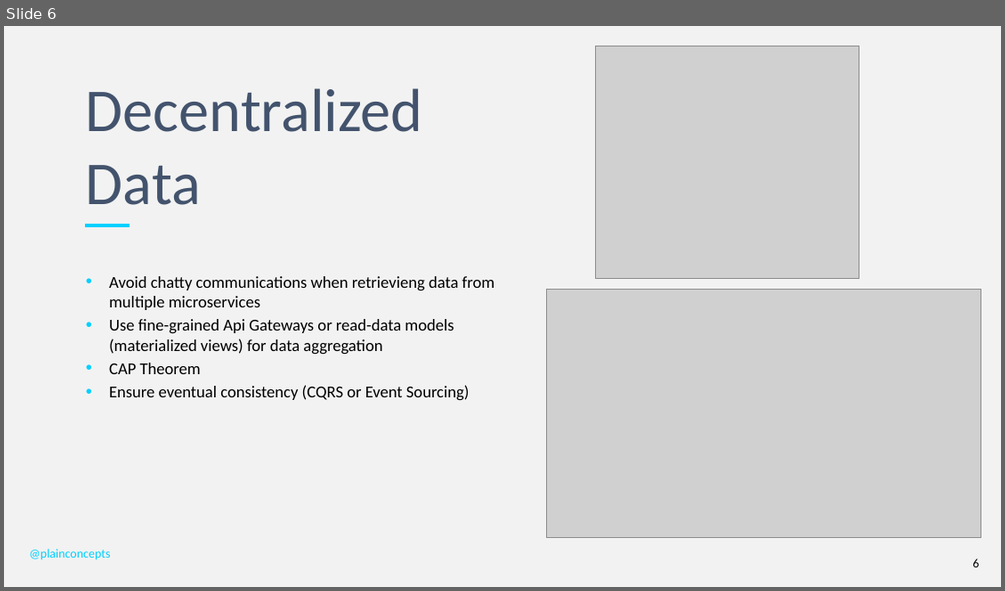
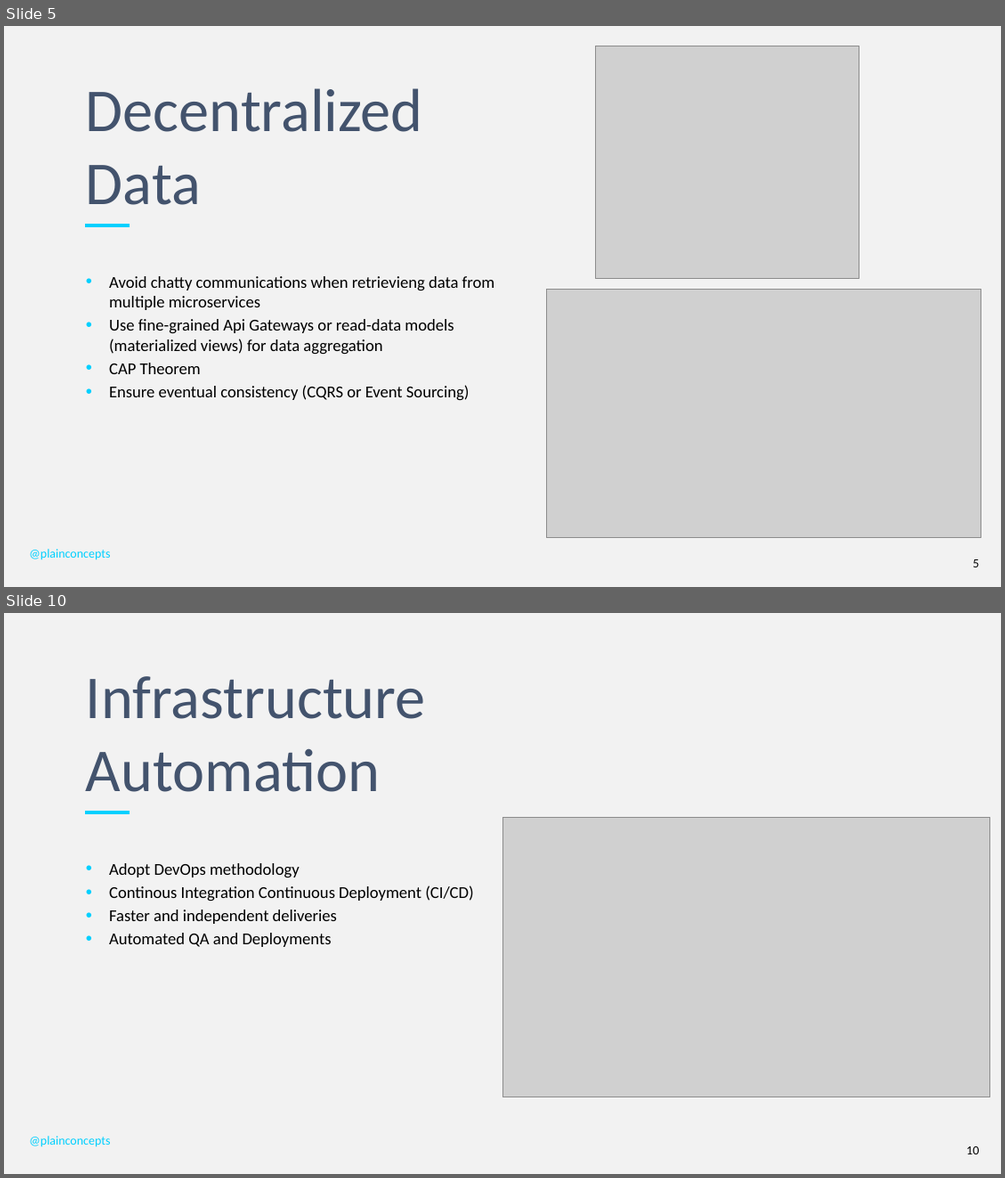
Before and after one commit to PlainConcepts/NetCore-Docker-Workshop, a slide deck: Docu/BestPractices&Antipatterns.pptx. Shown one above the other, each under a label of ours: slide 6 before the commit, slides 5 and 10 after it; the slides between them are not shown. The pictures are 1005x591 and 1005x1178 pixels, drawn with LibreOffice and Linux fonts; fonts in the diff are those of the drawing; grey boxes stand for pictures; background and template pictures are left out. Boxes give left, top, right and bottom in pixels: in the first picture for what was removed or moved away, otherwise in the second. Text is boxed around its words. In the diff, an @@ line names an element or a change of style, - is before the commit and + after.

```diff
--- a/Docu/BestPractices&Antipatterns.pptx
+++ b/Docu/BestPractices&Antipatterns.pptx
@@ slide 10 added at bbox=[4, 613, 1001, 1174], background #F2F2F2; not listed: 1 template element that a slide beside it also shows @@
@@ title added at bbox=[86, 676, 426, 792], 58.7 pt, text #43536D @@
+Infrastructure
+Automation
@@ picture added at bbox=[502, 817, 990, 1097] @@
@@ text added at bbox=[109, 863, 473, 947], 16 pt, text #000000 @@
+• Adopt DevOps methodology
+• Continous Integration Continuous Deployment (CI/CD)
+• Faster and independent deliveries
+• Automated QA and Deployments
@@ text added at bbox=[29, 1135, 110, 1147], 12 pt, text #00D0FF @@
+@plainconcepts
@@ page number added at bbox=[966, 1146, 979, 1154], 12 pt, text #000000 @@
+10
@@ what was slide 6 is now slide 5 @@
```
Also in this commit, not shown: 2 slides changed, 3 other slides added, 10 slides removed.
